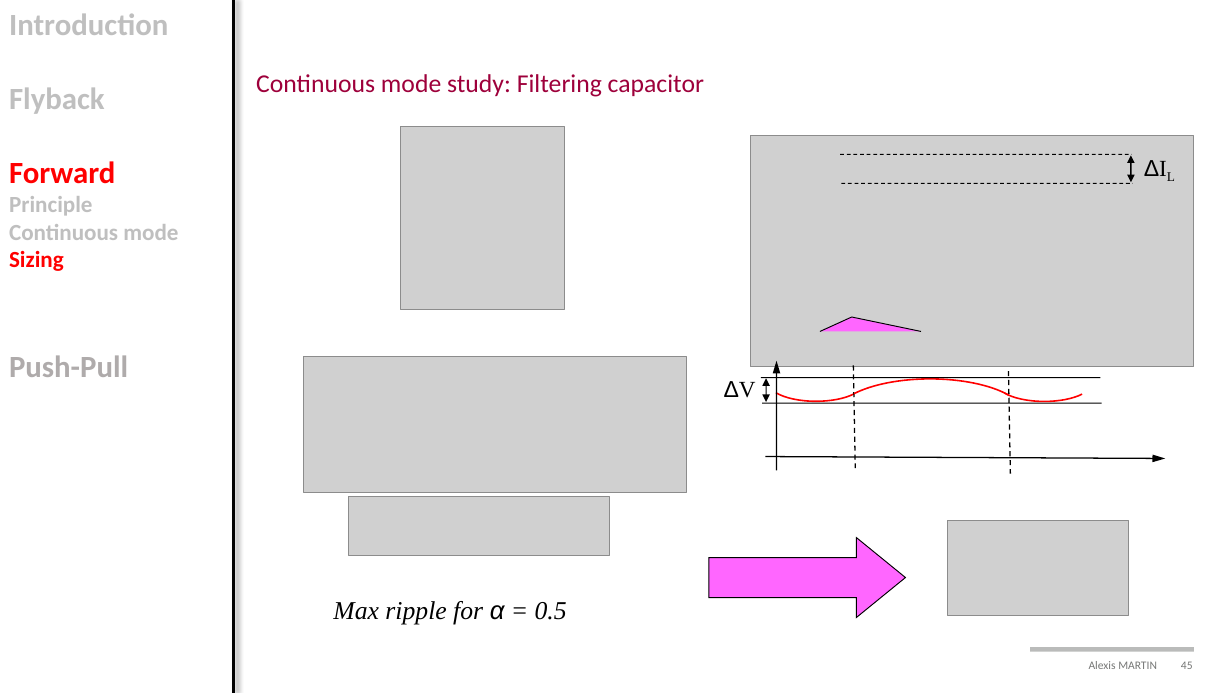
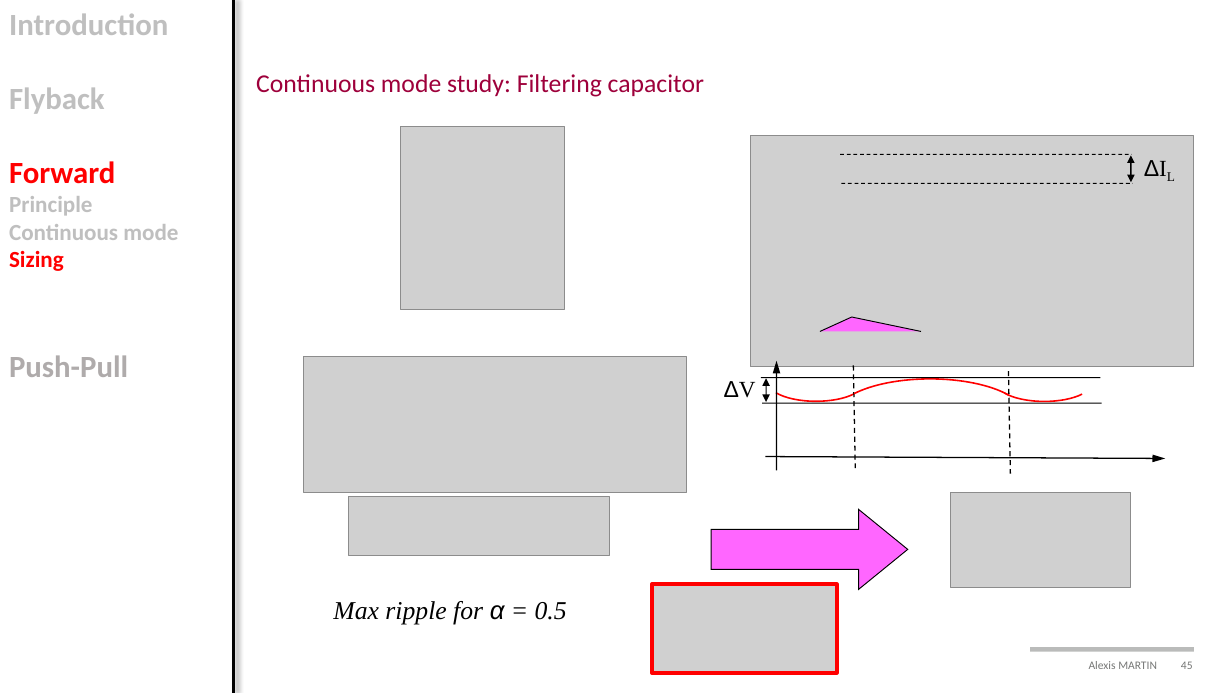
Before and after one commit to alexismartin46/Cours_Electronique_de_Puissance_FISE2, a slide deck: slide 45 of Cours/Cours2_isolated.pptx. Drawn at 1232x693 pixels with LibreOffice and Linux fonts; fonts in the diff are those of the drawing; grey boxes stand for pictures; background and template pictures are left out. Boxes give left, top, right and bottom in pixels: in the first picture for what was removed or moved away, otherwise in the second. Text is boxed around its words. In the diff, an @@ line names an element or a change of style, - is before the commit and + after.

```diff
--- a/Cours/Cours2_isolated.pptx
+++ b/Cours/Cours2_isolated.pptx
@@ right arrow: place and size @@
-right arrow at box(709, 538, 906, 618)
+right arrow at box(712, 509, 909, 590)
@@ picture: place and size @@
-picture at box(948, 520, 1129, 616)
+picture at box(950, 493, 1131, 588)
@@ picture added at box(653, 584, 837, 673) @@
```
Also in this commit, not shown: 1 other slide changed, 4 other files.
